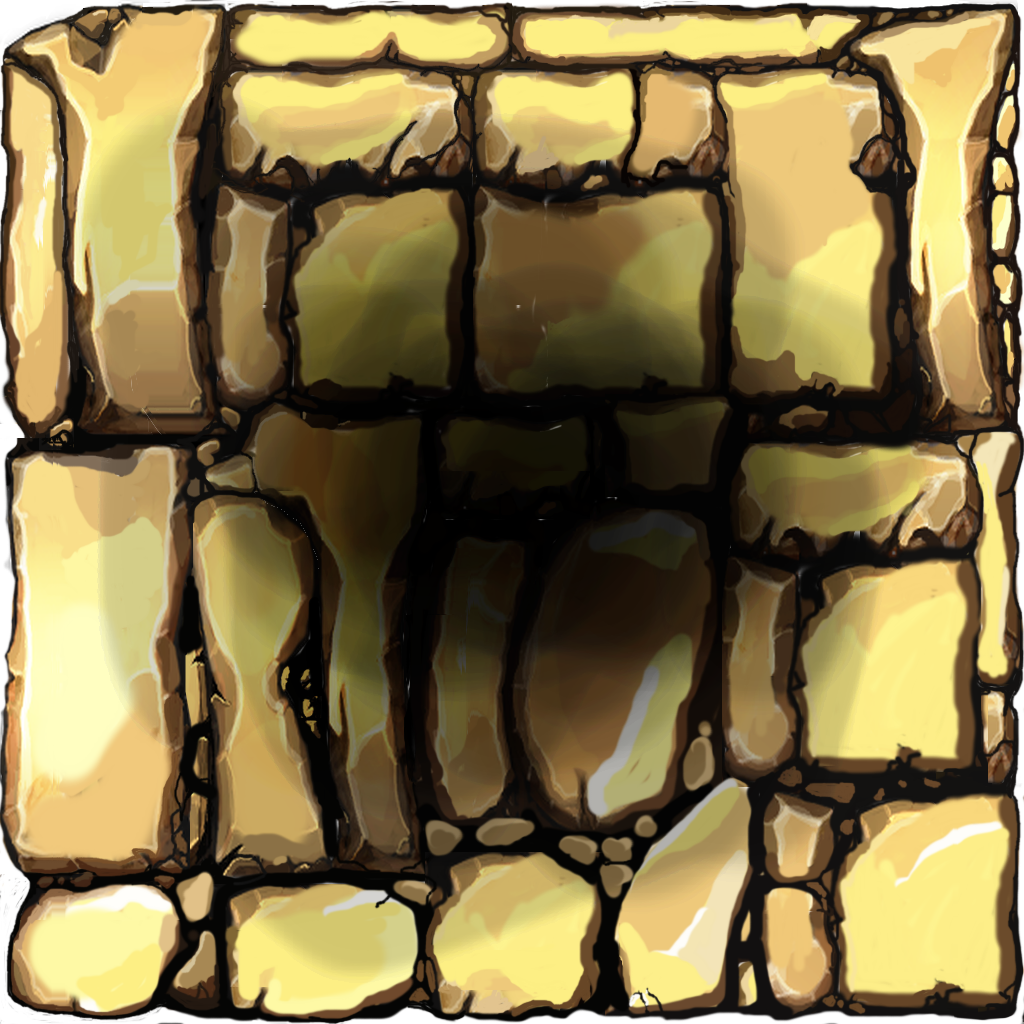
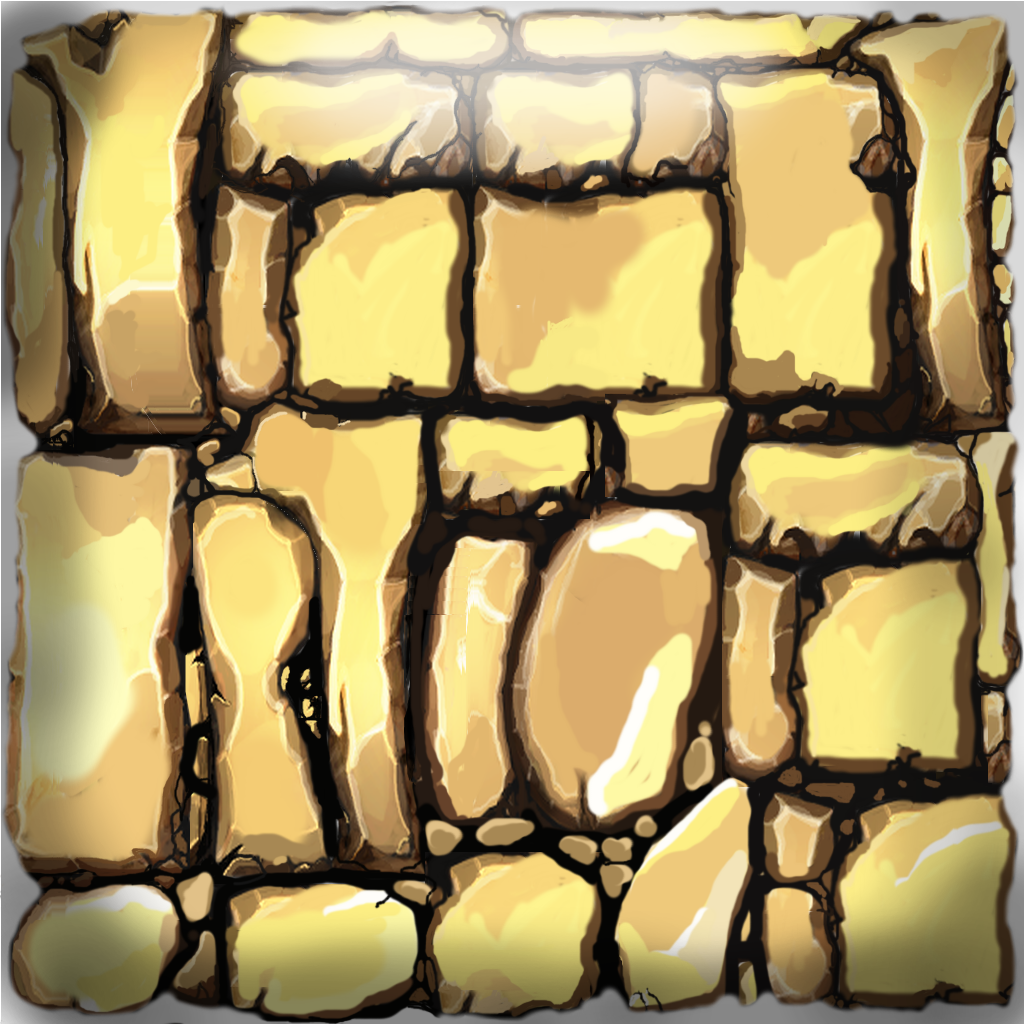
Layered file, before and after one edit (1024×1024). Changes by layer:
showed "Layer", blend addition → hard light, painted on it over box(1, 1, 1024, 1024)
painted on "Pasted Layer" over box(0, 0, 1024, 1024)
